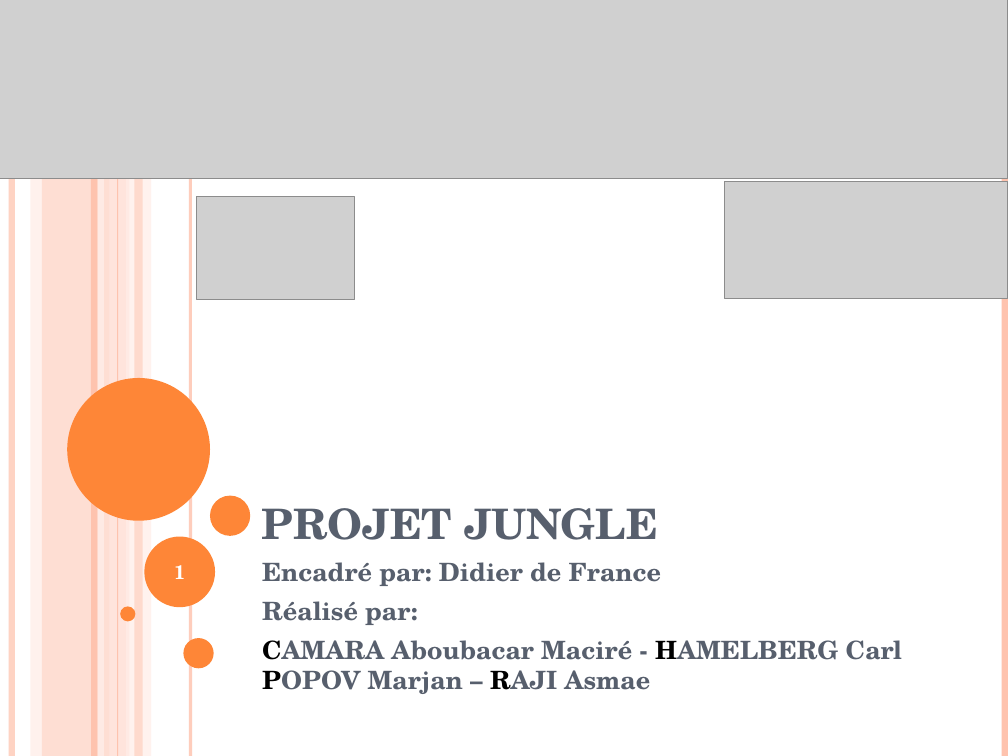
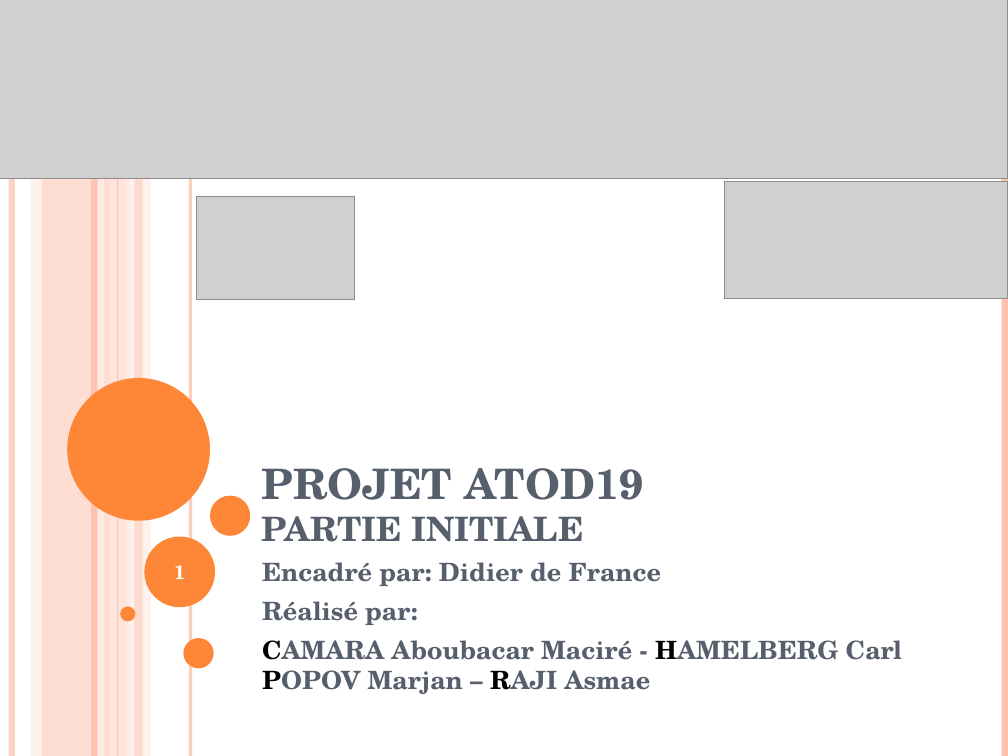
Before and after one commit to carlatgithub/jungleprod, a slide deck: slide 1 of SiteDeVenteEJungle_Carl.ppt. Drawn at 1008x756 pixels with LibreOffice and Linux fonts; fonts in the diff are those of the drawing; grey boxes stand for pictures. Boxes give left, top, right and bottom in pixels: in the first picture for what was removed or moved away, otherwise in the second. Text is boxed around its words. In the diff, an @@ line names an element or a change of style, - is before the commit and + after.

```diff
--- a/SiteDeVenteEJungle_Carl.ppt
+++ b/SiteDeVenteEJungle_Carl.ppt
@@ title at box(262, 468, 643, 542): text changed; size 30 to 24 pt @@
-PROJET JUNGLE
+PROJET ATOD19
+PARTIE INITIALE
```
Also in this commit, not shown: 6 other slides changed, 2 slides added.
